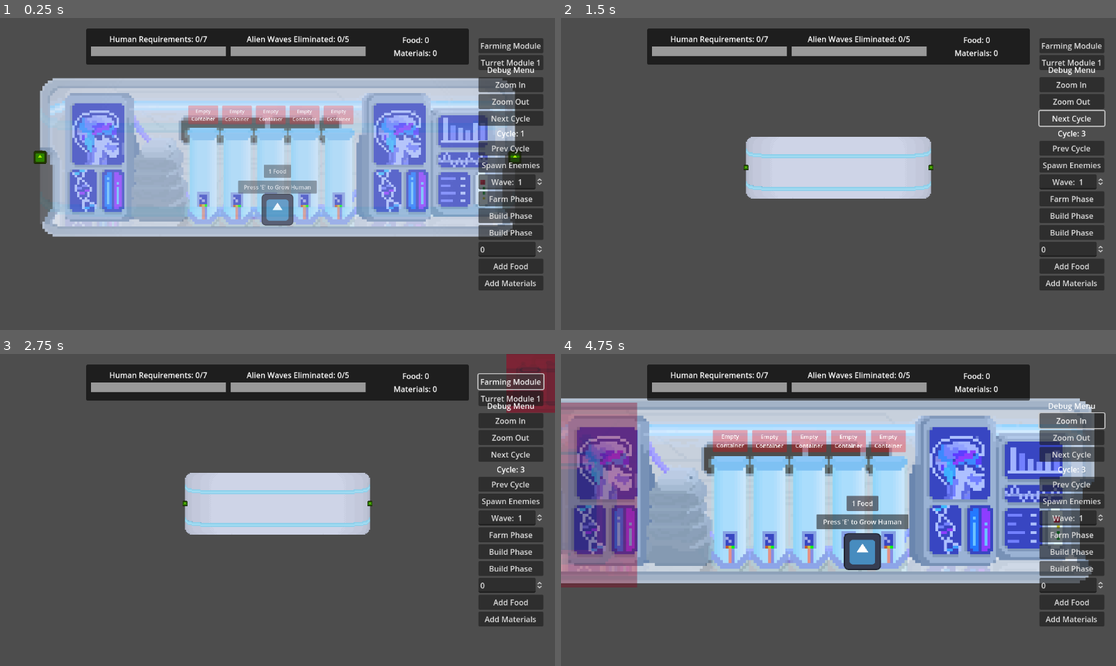
Above: before the commit, frames 1-4 (two rows, left to right).
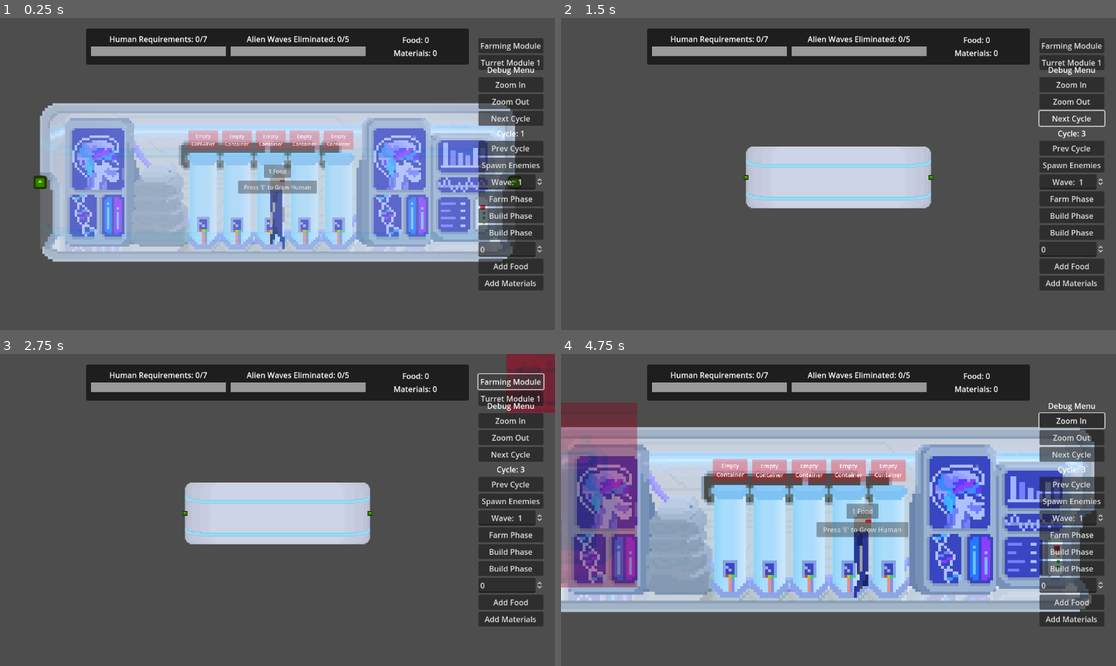
Above: after the commit, the same moments.

Repository: PROGAMER010403/SpaceFarmingGame
Game: Godot game, scene res://Scenes/rayyan_test_scene.tscn
Same seed, same stepped clock (60 frames per second), same inputs: the game is played once before the commit and once after it. The project has no main scene, so this scene is started directly. The engine's default icon, where the game draws it, is replaced by a stand-in: a white triangle on a blue panel in a dark square.
Inputs (mouse positions are in pixels of both pictures, inside the frame that each line leads up to):
- Up to frame 1 (0.25 s): no input
- Up to frame 2 (1.5 s): click "Next Cycle" at 0.5 s; click "Next Cycle" at 1.25 s
- Up to frame 3 (2.75 s): click "Farming Module" at 2 s
- Up to frame 4 (4.75 s): click "Turret Module 1" at 2.75 s; click "Zoom In" at 3.5 s; tap E (Key_E) at 4.25 s; move the mouse to (622, 494) at 4.27 s; hold D (Key_Right) from 4.28 s (still down); hold E (Key_E) from 4.28 s (still down)

The runs differ from the first frame. In frame 1, 36% of the frame differs, in the area x 6-94%, y 19-79%; in frame 2, 3.7%; in frame 3, 3.7%; in frame 4, 48%, in the area x 0-97%, y 14-83%.

Commit message:
Few Tweaks

Diff:
--- a/Prefabs/player.tscn
+++ b/Prefabs/player.tscn
@@ -1,15 +1,100 @@
-[gd_scene load_steps=14 format=3 uid="uid://durlojbj3xq6h"]
+[gd_scene load_steps=26 format=3 uid="uid://durlojbj3xq6h"]
 
 [ext_resource type="Script" path="res://Scripts/Player.gd" id="1_5aix3"]
-[ext_resource type="Texture2D" uid="uid://b0m8nw8kjo73x" path="res://Assets/Sprites/icon.svg" id="2_sn23d"]
+[ext_resource type="Texture2D" uid="uid://1s5ufobnemru" path="res://Assets/Sprite-Sheets/AndroidWalking.png" id="2_evq4i"]
 [ext_resource type="PackedScene" uid="uid://be0bxra4qmnsx" path="res://Prefabs/zooming_camera_2d.tscn" id="3_1nekc"]
 [ext_resource type="Script" path="res://Scripts/PlayerArea2D.gd" id="4_t5py0"]
 
+[sub_resource type="AtlasTexture" id="AtlasTexture_qnha1"]
+atlas = ExtResource("2_evq4i")
+region = Rect2(0, 0, 32, 32)
+
+[sub_resource type="AtlasTexture" id="AtlasTexture_mxt54"]
+atlas = ExtResource("2_evq4i")
+region = Rect2(32, 0, 32, 32)
+
+[sub_resource type="AtlasTexture" id="AtlasTexture_ae1ai"]
+atlas = ExtResource("2_evq4i")
+region = Rect2(64, 0, 32, 32)
+
+[sub_resource type="AtlasTexture" id="AtlasTexture_kep3h"]
+atlas = ExtResource("2_evq4i")
+region = Rect2(96, 0, 32, 32)
+
+[sub_resource type="AtlasTexture" id="AtlasTexture_ubtej"]
+atlas = ExtResource("2_evq4i")
+region = Rect2(128, 0, 32, 32)
+
+[sub_resource type="AtlasTexture" id="AtlasTexture_ice7b"]
+atlas = ExtResource("2_evq4i")
+region = Rect2(160, 0, 32, 32)
+
+[sub_resource type="AtlasTexture" id="AtlasTexture_6p5qx"]
+atlas = ExtResource("2_evq4i")
+region = Rect2(192, 0, 32, 32)
+
+[sub_resource type="AtlasTexture" id="AtlasTexture_6bxkt"]
+atlas = ExtResource("2_evq4i")
+region = Rect2(224, 0, 32, 32)
+
+[sub_resource type="AtlasTexture" id="AtlasTexture_3ubkn"]
+atlas = ExtResource("2_evq4i")
+region = Rect2(256, 0, 32, 32)
+
+[sub_resource type="AtlasTexture" id="AtlasTexture_l7ih3"]
+atlas = ExtResource("2_evq4i")
+region = Rect2(288, 0, 32, 32)
+
+[sub_resource type="AtlasTexture" id="AtlasTexture_kios2"]
+atlas = ExtResource("2_evq4i")
+region = Rect2(320, 0, 32, 32)
+
+[sub_resource type="SpriteFrames" id="SpriteFrames_rtwqn"]
+animations = [{
+"frames": [{
+"duration": 1.0,
+"texture": SubResource("AtlasTexture_qnha1")
+}, {
+"duration": 1.0,
+"texture": SubResource("AtlasTexture_mxt54")
+}, {
+"duration": 1.0,
+"texture": SubResource("AtlasTexture_ae1ai")
+}, {
+"duration": 1.0,
+"texture": SubResource("AtlasTexture_kep3h")
+}, {
+"duration": 1.0,
+"texture": SubResource("AtlasTexture_ubtej")
+}, {
+"duration": 1.0,
+"texture": SubResource("AtlasTexture_ice7b")
+}, {
+"duration": 1.0,
+"texture": SubResource("AtlasTexture_6p5qx")
+}, {
+"duration": 1.0,
+"texture": SubResource("AtlasTexture_6bxkt")
+}, {
+"duration": 1.0,
+"texture": SubResource("AtlasTexture_3ubkn")
+}, {
+"duration": 1.0,
+"texture": SubResource("AtlasTexture_l7ih3")
+}, {
+"duration": 1.0,
+"texture": SubResource("AtlasTexture_kios2")
+}],
+"loop": true,
+"name": &"default",
+"speed": 15.0
+}]
+
 [sub_resource type="RectangleShape2D" id="RectangleShape2D_o4fq4"]
-size = Vector2(118, 120)
+size = Vector2(60, 306)
 
 [sub_resource type="RectangleShape2D" id="RectangleShape2D_am8eo"]
-size = Vector2(54, 120)
+size = Vector2(28, 298)
 
 [sub_resource type="Animation" id="Animation_ljnw8"]
 resource_name = "Red"
@@ -143,10 +228,14 @@
 collision_mask = 3
 script = ExtResource("1_5aix3")
 
-[node name="Sprite2D" type="Sprite2D" parent="."]
-texture = ExtResource("2_sn23d")
+[node name="Sprite2D" type="AnimatedSprite2D" parent="."]
+scale = Vector2(10, 10)
+sprite_frames = SubResource("SpriteFrames_rtwqn")
+autoplay = "default"
+frame_progress = 0.915179
 
 [node name="CollisionShape2D" type="CollisionShape2D" parent="."]
+position = Vector2(0, 8)
 shape = SubResource("RectangleShape2D_o4fq4")
 
 [node name="ZoomingCamera2D" parent="." instance=ExtResource("3_1nekc")]
@@ -158,6 +247,7 @@
 script = ExtResource("4_t5py0")
 
 [node name="CollisionShape2D" type="CollisionShape2D" parent="PlayerArea2D"]
+position = Vector2(0, 6)
 shape = SubResource("RectangleShape2D_am8eo")
 
 [node name="InteractUI" type="Control" parent="."]
--- a/Scenes/rayyan_test_scene.tscn
+++ b/Scenes/rayyan_test_scene.tscn
@@ -244,7 +244,7 @@
 POD_STATE = 1
 
 [node name="Player" parent="." instance=ExtResource("1_sjeir")]
-position = Vector2(0, 211)
+position = Vector2(0, 110)
 
 [connection signal="pressed" from="CanvasLayer/BuildUI/VBoxContainer/FarmingModule" to="CanvasLayer/BuildUI" method="_on_farming_module_pressed"]
 [connection signal="pressed" from="CanvasLayer/BuildUI/VBoxContainer/TurretModule1" to="CanvasLayer/BuildUI" method="_on_turret_module_1_pressed"]
--- a/Scripts/MainNode.gd
+++ b/Scripts/MainNode.gd
@@ -10,6 +10,7 @@
 var Enemy3Prefab = preload("res://Prefabs/enemy3.tscn")
 
 var isCurrentWaveSpawned : bool = false
+
 
 func _ready():
 	GlobalStatesManager.RootNodeObject = self
@@ -42,7 +43,6 @@
 		await get_tree().create_timer(float(spacing)).timeout
 		instantiate_enemy(3, pick_spawn_point())
 	isCurrentWaveSpawned = true
-
 
 
 func pick_spawn_point():
--- a/Scripts/Player.gd
+++ b/Scripts/Player.gd
@@ -13,9 +13,18 @@
 	#Check for input direction and set an equivalent vector for it.
 	if Input.is_action_pressed("Key_Left") && Input.is_action_pressed("Key_Right"):
 		inputDirection = Vector2 (0, 0)
+		$Sprite2D.speed_scale = 0
+		$Sprite2D.frame = 0
 	elif Input.is_action_pressed("Key_Right"):
 		inputDirection = Vector2 (1, 0)
+		$Sprite2D.flip_h = false
+		$Sprite2D.speed_scale = 1
+
 	elif Input.is_action_pressed("Key_Left"):
 		inputDirection = Vector2 (-1, 0)
-
+		$Sprite2D.flip_h = true
+		$Sprite2D.speed_scale = 1
+	else:
+		$Sprite2D.speed_scale = 0
+		$Sprite2D.frame = 0
 	velocity = inputDirection * playerSpeed
--- a/Scripts/human_pod.gd
+++ b/Scripts/human_pod.gd
@@ -111,6 +111,8 @@
 			isReqsMet = true
 			NotifUIObject.visible = false
 			isFedLastCycle = true
+			GlobalStatesManager.currentFoodResource -= 1
+			GlobalStatesManager.GoalHUDObject.update_resources()
 	elif currentNotifID == 3:
 		NotifUIObject.visible = false
 		POD_STATE = 1
@@ -126,3 +128,4 @@
 			POD_STATE = 1
 			contain_empty()
 			GlobalStatesManager.currentMaterialsResource -= 2
+			GlobalStatesManager.GoalHUDObject.update_resources()
Binary file added: Assets/Sprite-Sheets/AndroidWalking.png
Not shown, added: Assets/Sprite-Sheets/AndroidWalking.png.import
